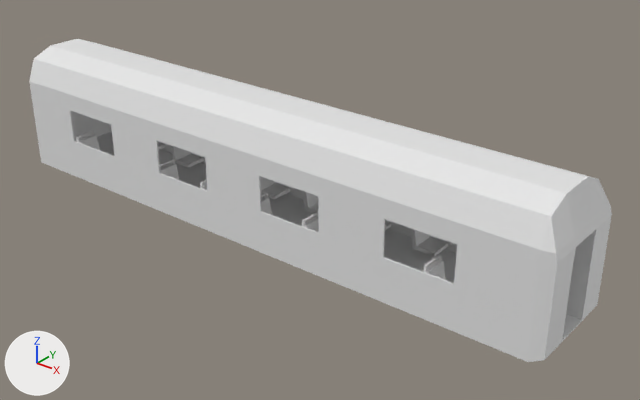
The glTF model src/assets/models/train_carriage.gltf: old version first, new version second.
One viewpoint serves both versions: a camera (50 mm lens) standing at (31.1, -34.3, 23.9) and looking at (2.8, 1.1, 1.9). The axes (+X, +Y, +Z) are drawn at lower left. The lights are the same throughout. The picture after the commit comes second. Where no turn or scale is listed for an object, it has been applied to the vertices. Vertices at exactly the same position are counted once.

Names of what the first picture shows: 'Cube', 'carriage'.
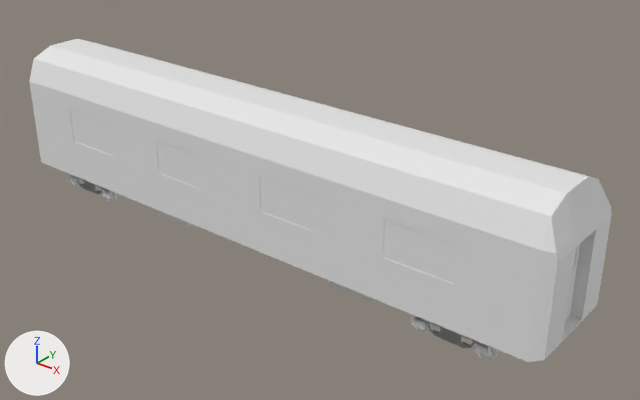
Edits to the scene script, one JSON object a line:
```json
{"block": "me_cube", "where": "# used by ob_carriage; location = (0.0, 0.0, 0.0)"}
{"op": "remove", "block": "me_cube", "code": "me_cube.from_pydata(...)  # 400 vertices, 858 faces; spans x -18.0..18.7, y -3.0..3.0, z 0.0..7.6"}
{"op": "add", "block": "me_cube", "code": "me_cube.from_pydata(...)  # 552 vertices, 1200 faces; spans x -18.0..18.7, y -3.0..3.0, z -0.8..7.6"}
{"block": "me_cube", "change": "me_cube part 1: 152 vertices added at x -18.0..18.0, y -3.0..3.0, z -0.8..4.6"}
{"op": "add", "block": "me_cube_007", "code": ["me_cube_007 = bpy.data.meshes.new('Cube.007')", "me_cube_007.from_pydata(...)  # 1344 vertices, 2672 faces; spans x -1.4..30.6, y -2.7..2.6, z -1.6..-0.5"]}
{"op": "add", "block": "me_cube_006", "code": ["me_cube_006 = bpy.data.meshes.new('Cube.006')", "me_cube_006.from_pydata(...)  # 28 vertices, 58 faces; spans x 17.98..18.09, y 0.0..1.12, z 0.43..5.28", "me_cube_006.materials.append(mat_material)  # white #e7e7e7"]}
{"op": "set", "path": "ob_cube.rotation_euler", "old": "(0.0, 0.0, 1.571)", "new": "(0.0, 0.0, 0.0)", "note": "degrees (0, 0, 90) -> degrees (0, 0, 0)"}
{"op": "set", "path": "ob_cube.scale", "old": "(0.696, 0.696, 0.696)", "new": "(1.0, 1.0, 1.0)"}
{"op": "set", "path": "ob_cube", "old": "bpy.data.objects.new('Cube', me_cube_002)", "new": "bpy.data.objects.new('Cube', me_cube_007)"}
{"op": "set", "path": "ob_cube.location", "old": "(0.0, 0.0, 0.0)", "new": "(-14.43, 0.0, 0.42)"}
{"op": "add", "block": "ob_door_r", "code": ["ob_door_r = bpy.data.objects.new('door.R', me_cube_006)", "ob_door_r.location = (0.0, 0.0, 0.0)"]}
```

Location of each change, [x1, y1, x2, y2] in pixels of the pictures (640 x 400 px; the box of a moved part takes in the faces that stretch with it):
```json
{"object": "Cube", "change": "reshaped, moved, turned, rescaled", "before": [76, 130, 448, 279], "after": [68, 174, 498, 361]}
{"object": "door.R", "change": "added", "after": [565, 244, 580, 320]}
{"part": 1, "of": "me_cube", "change": "added", "after": [70, 111, 457, 302]}
{"part": 2, "of": "me_cube_002", "change": "moved or reshaped", "before": [76, 130, 448, 279], "on screen": "not visible afterwards"}
```
